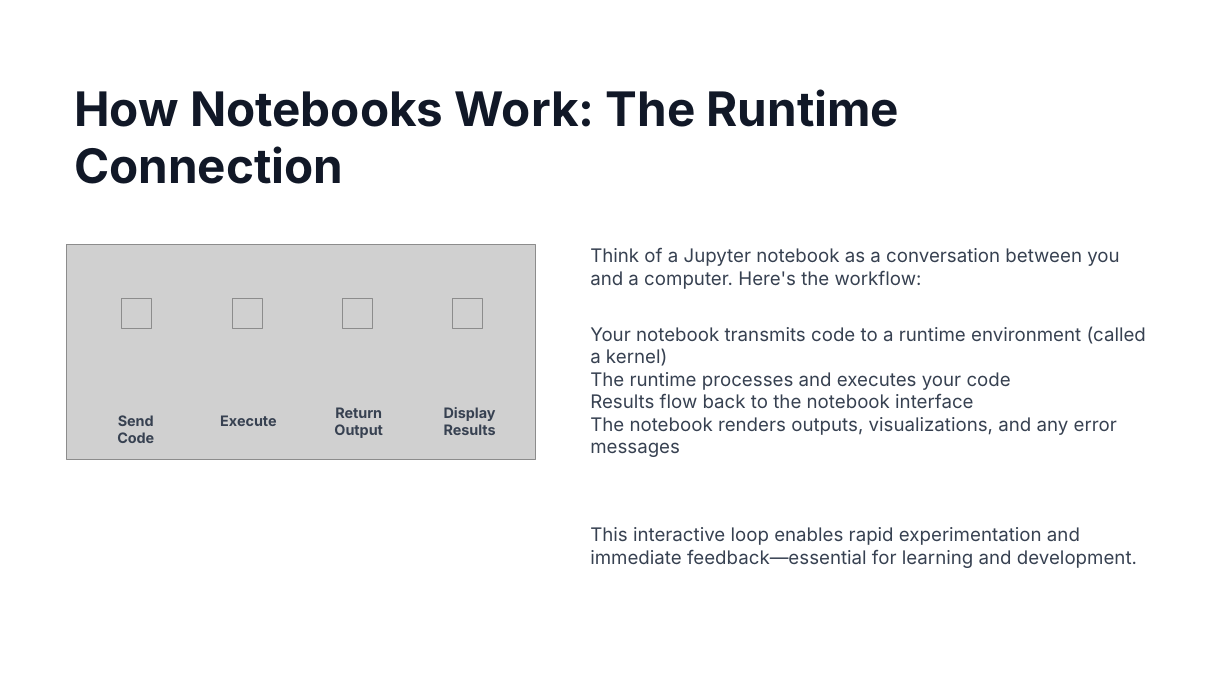
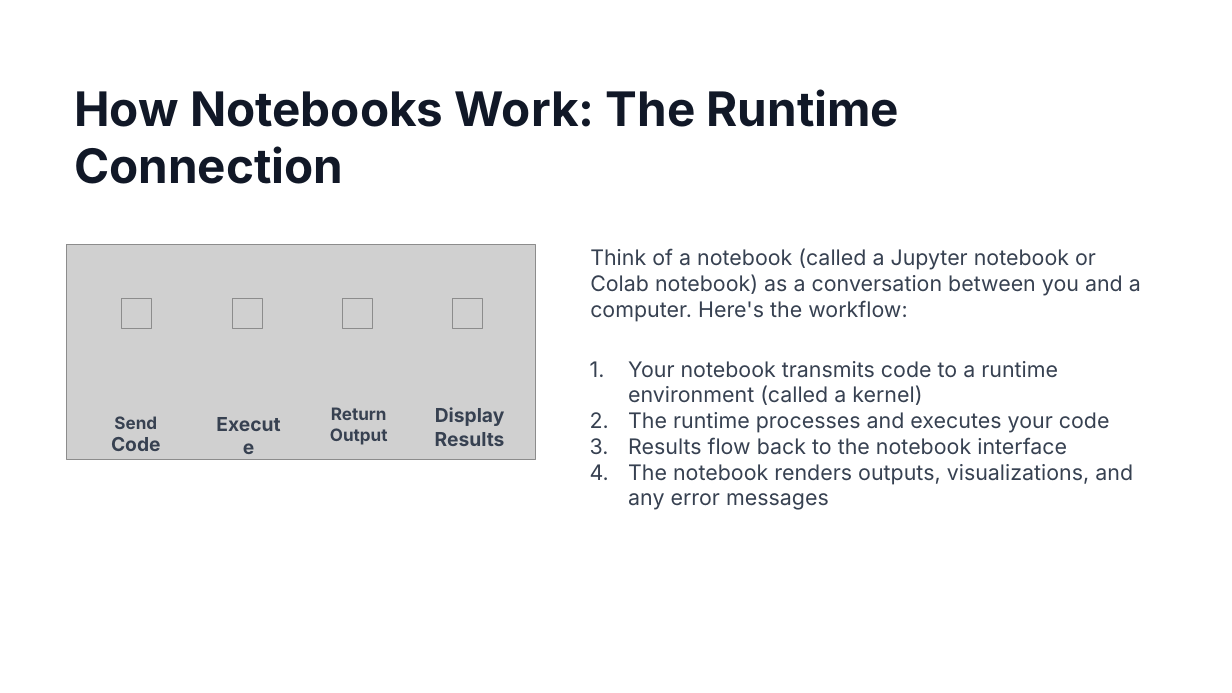
Before and after one commit to kerryback/mgmt675, a slide deck: slide 9 of colab.pptx (slide 3 before the commit). Drawn at 1232x693 pixels with LibreOffice and Linux fonts; fonts in the diff are those of the drawing; grey boxes stand for pictures. Boxes give left, top, right and bottom in pixels: in the first picture for what was removed or moved away, otherwise in the second. Text is boxed around its words. In the diff, an @@ line names an element or a change of style, - is before the commit and + after.

```diff
--- a/colab.pptx
+++ b/colab.pptx
@@ text at (590,248,1141,322): text changed; size 17.5 to 20 pt @@
-Think of a Jupyter notebook as a conversation between you and a computer. Here's the workflow:
+Think of a notebook (called a Jupyter notebook or Colab notebook) as a conversation between you and a computer. Here's the workflow:
@@ text "Your notebook transmits code to ...": place and size @@
-text "Your notebook transmits code to ..." at (590,326,1146,457)
+text "Your notebook transmits code to ..." at (628,361,1133,510)
@@ text "Your notebook transmits code to ..." at (628,361,1133,510): size 17.5 to 20 pt; bullet none to 1. @@
@@ text "Send Code" at (111,416,161,451): size 13.5 to 16 pt in "Send"; size 13.5 to 18 pt in "Code" @@
@@ text "Execute" at (203,408,293,439): size 13.5 to 18 pt @@
@@ text "Return Output" at (330,407,388,445): size 13.5 to 16 pt @@
@@ text "Display Results" at (435,407,505,446): size 13.5 to 18 pt @@
@@ text removed at (590,527,1137,568) @@
-This interactive loop enables rapid experimentation and immediate feedback—essential for learning and development.
```
Also in this commit, not shown: 27 other slides changed, 1 other file.
